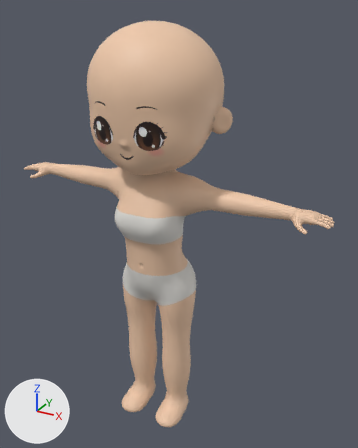
A saved change to the Blender file assets/models/source/characters/chibi/female_medium.blend.
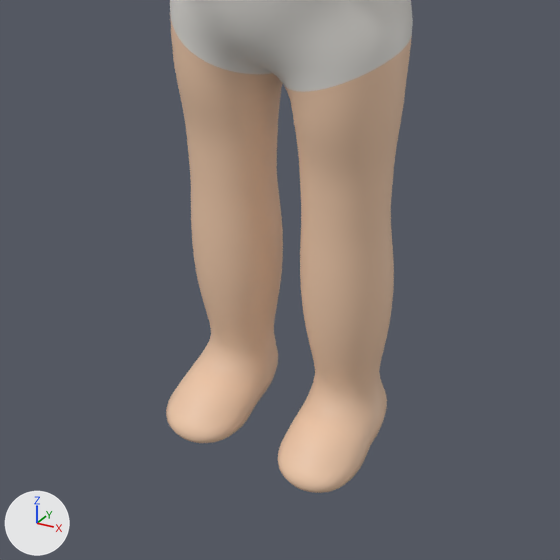
The first picture shows the older version from a 50 mm camera at (0.892, -1.443, 1.604) aimed at (0.054, 0.08, 0.843). The close-ups show the older and then the newer version on the part from 20% to 67% of the width and 62% to 100% of the height of that picture. Only the edits that show in the close-ups are written down. Arrows for +X, +Y and +Z are at lower left; the lights stay in place.

Script lines for the objects in view, before the commit:
```python
me_body = bpy.data.meshes.new('Body')
me_body.from_pydata(...)  # 14274 vertices, 14272 faces; spans x -0.64..0.64, y -0.2..0.24, z 0.0..1.56
me_body.polygons.foreach_set('use_smooth', [True] * 14272)
# faces by material slot: [11682, 2590]
me_body.materials.append(mat_skin)
me_body.materials.append(mat_face)
ob_body_001 = bpy.data.objects.new('Body.001', me_body)
ob_body_001.location = (0.0, 0.0, 0.0)
```
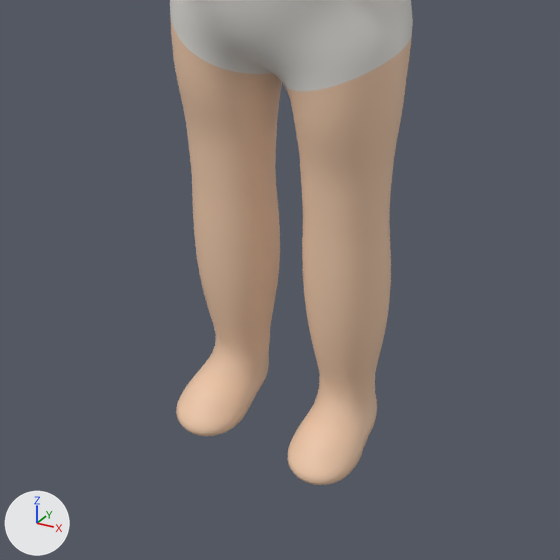
Pixel boxes [x1, y1, x2, y2] of what changed, in the close-ups (560 x 560 px; the box of a moved part takes in the faces that stretch with it):
'Body.001', reshaped
    before: [166, 0, 413, 493]
    after: [170, 0, 413, 485]
part 1 of me_body, moved or reshaped
    before: [166, 96, 391, 493]
    after: [176, 95, 388, 485]
part 2 of me_body, surface changed
    before: [173, 154, 387, 493]
    after: [178, 153, 377, 485]

Patch to the scene script:
```diff
--- a/assets/models/source/characters/chibi/female_medium.blend.py
+++ b/assets/models/source/characters/chibi/female_medium.blend.py
@@ me_body @@
 me_body.from_pydata(...)  # 14274 vertices, 14272 faces; spans x -0.64..0.64, y -0.2..0.24, z 0.0..1.56
 # used by ob_body_001; location = (0.0, 0.0, 0.0)
+# me_body part 1: 634 vertices moved from x -0.14..0.14, y -0.13..0.07, z 0.0..0.46 to x -0.13..0.13, y -0.11..0.05, z 0.0..0.46; 328 vertices removed from x -0.14..0.14, y -0.12..0.06, z 0.0..0.46; 328 vertices added at x -0.13..0.13, y -0.11..0.05, z 0.0..0.46
+# me_body part 2: 765 kept faces spanning x -0.23..0.23, y -0.11..0.15, z 0.0..1.45 get new texture (UV) coordinates
 me_body.materials.append(mat_skin)
```
